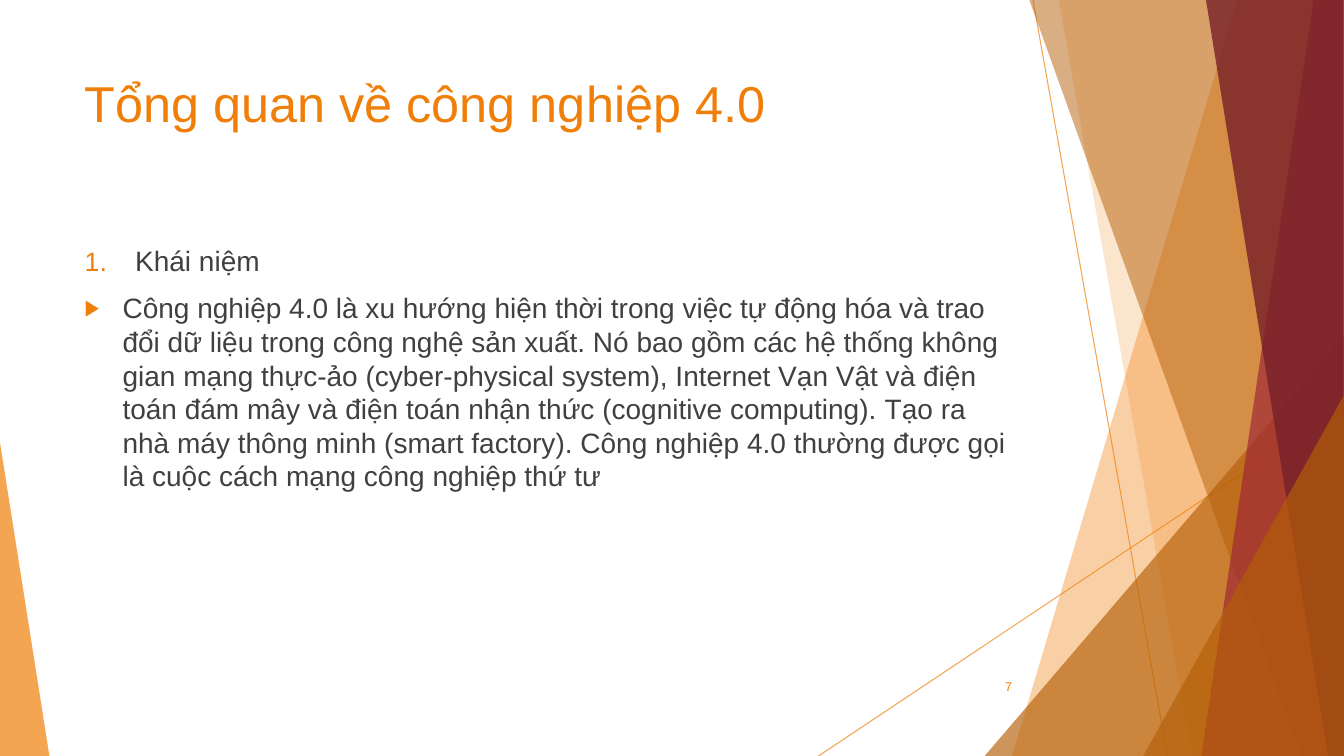
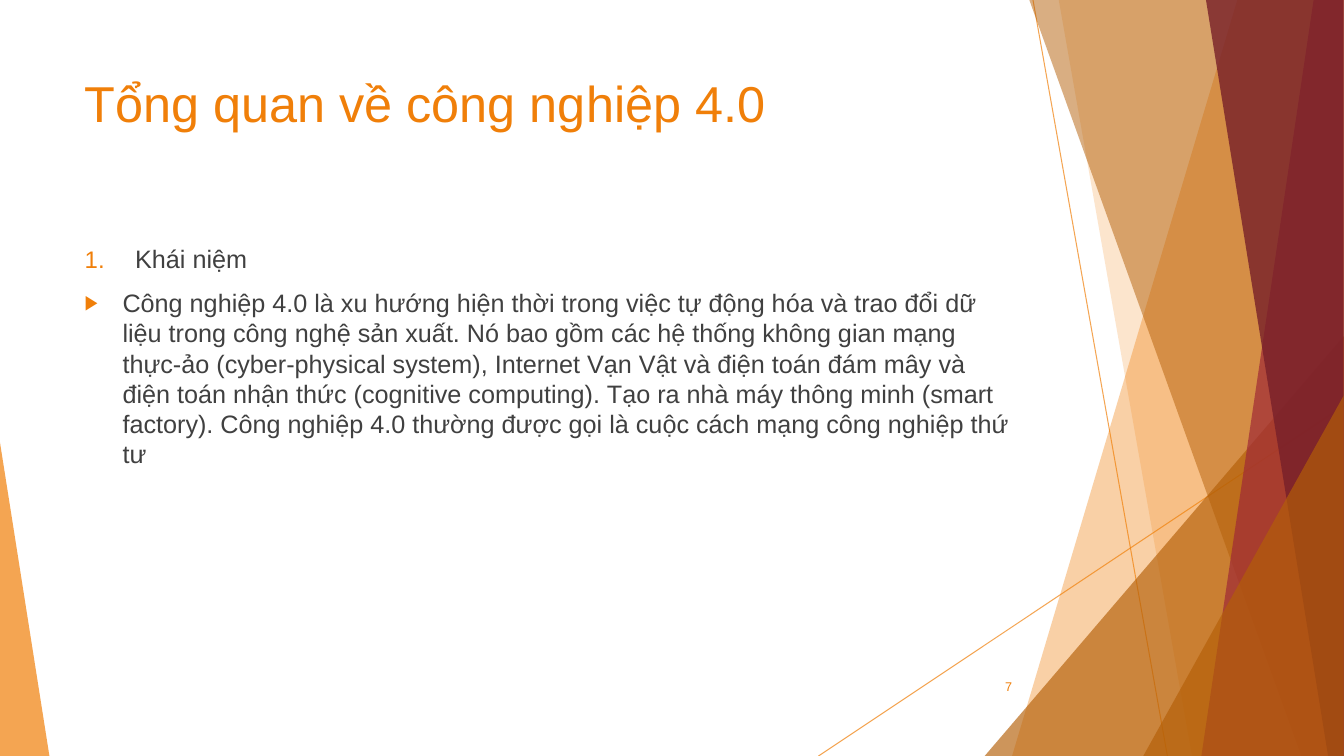
Before and after one commit to knst18ck2/KNST, a slide deck: slide 7 of Báo cáo.pptx. Drawn at 1344x756 pixels with LibreOffice and Linux fonts; fonts in the diff are those of the drawing. Boxes give left, top, right and bottom in pixels: in the first picture for what was removed or moved away, otherwise in the second. Text is boxed around its words. In the diff, an @@ line names an element or a change of style, - is before the commit and + after.

```diff
--- a/Báo cáo.pptx
+++ b/Báo cáo.pptx
@@ text "Khái niệm" at <box>123,249,1009,464</box>: size 20 to 18 pt @@
```
Also in this commit, not shown: 1 other slide changed.
